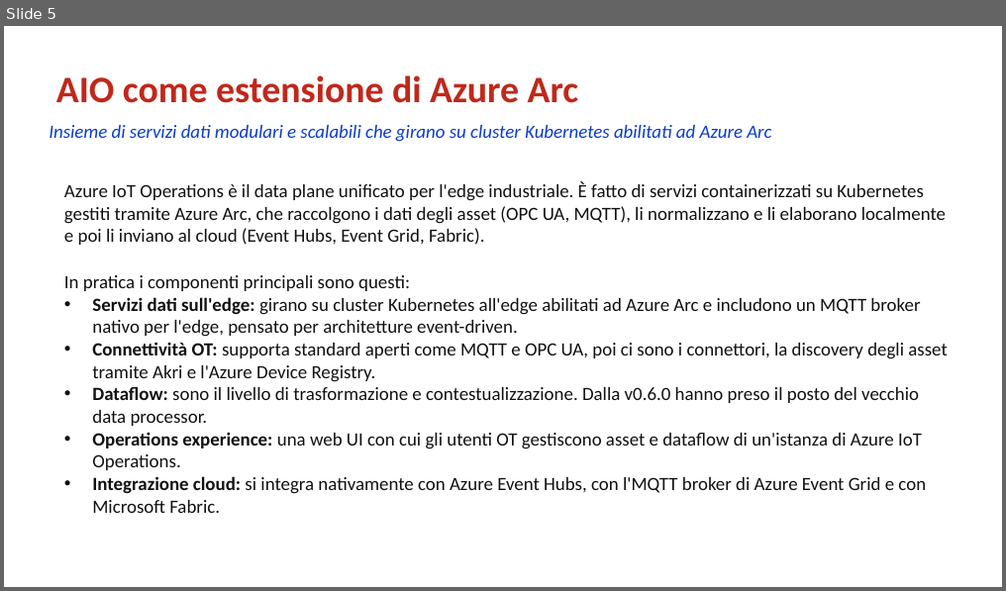
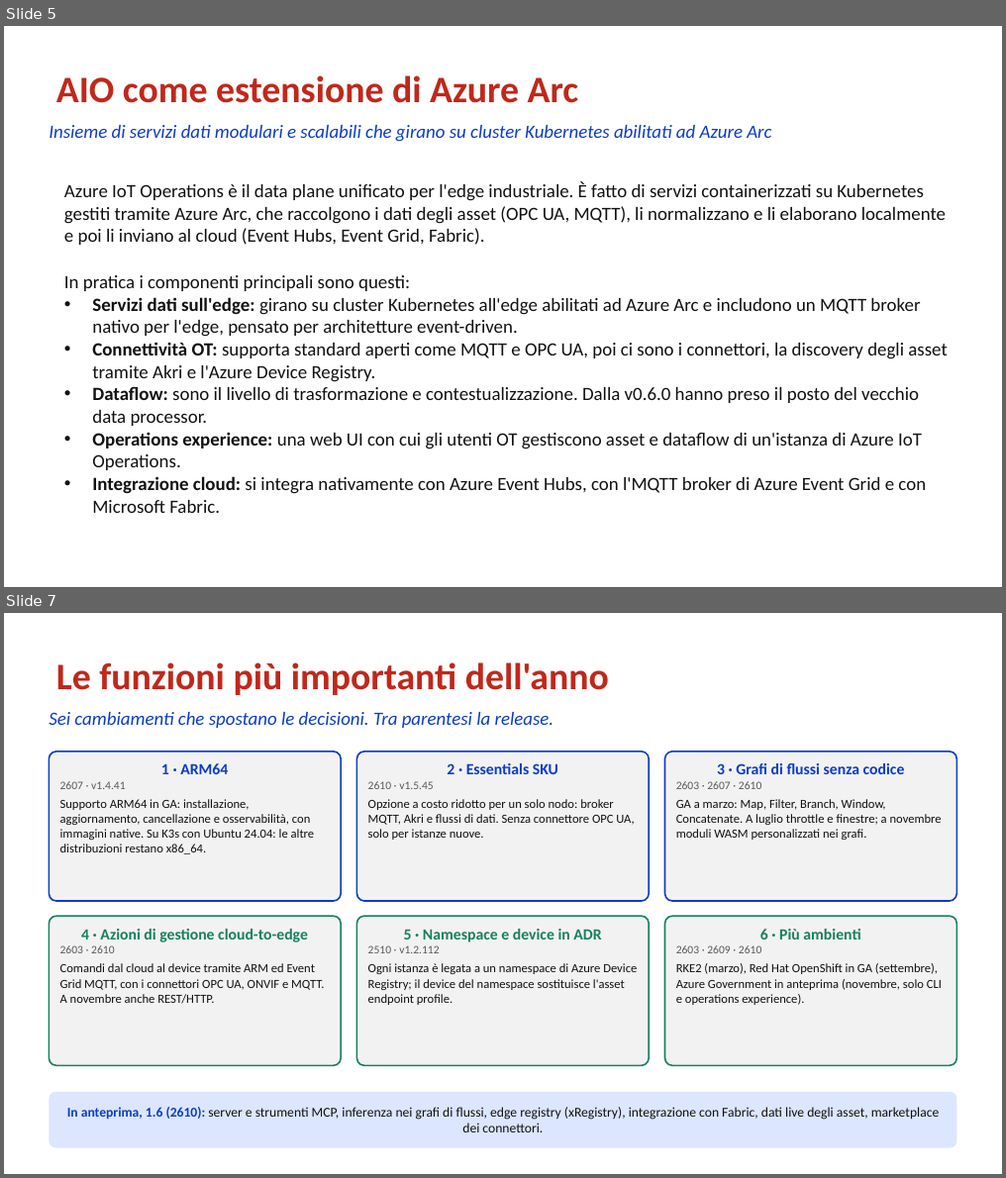
Before and after one commit to marcoparenzan/WPC2026, a slide deck: slides/IoT-Hub-ADR-Lezione.nuova.pptx. Shown one above the other, each under a label of ours: slide 5 before the commit, slides 5 and 7 after it; the slides between them are not shown. The pictures are 1006x591 and 1006x1178 pixels, drawn with LibreOffice and Linux fonts; fonts in the diff are those of the drawing. Boxes give left, top, right and bottom in pixels: in the first picture for what was removed or moved away, otherwise in the second. Text is boxed around its words. In the diff, an @@ line names an element or a change of style, - is before the commit and + after.

```diff
--- a/slides/IoT-Hub-ADR-Lezione.nuova.pptx
+++ b/slides/IoT-Hub-ADR-Lezione.nuova.pptx
@@ slide 7 added at (4, 613, 1002, 1174), background #FFFFFF @@
@@ title added at (56, 663, 609, 695), 36 pt, text #C0281B, bold @@
+Le funzioni più importanti dell'anno
@@ text added at (49, 712, 554, 728), 18 pt, text #0B3CC8, italic @@
+Sei cambiamenti che spostano le decisioni. Tra parentesi la release.
@@ rounded rectangle added at (49, 752, 341, 901), fill #F2F2F2, outline #0B3CC8 1.5 pt, 12 pt, text #111111 @@
+1 · ARM64
+2607 · v1.4.41
+Supporto ARM64 in GA: installazione, aggiornamento, cancellazione e osservabilità, con immagini native. Su K3s con Ubuntu 24.04: le altre distribuzioni restano x86_64.
@@ rounded rectangle added at (356, 752, 648, 901), fill #F2F2F2, outline #0B3CC8 1.5 pt, 12 pt, text #111111 @@
+2 · Essentials SKU
+2610 · v1.5.45
+Opzione a costo ridotto per un solo nodo: broker MQTT, Akri e flussi di dati. Senza connettore OPC UA, solo per istanze nuove.
@@ rounded rectangle added at (665, 752, 957, 901), fill #F2F2F2, outline #0B3CC8 1.5 pt, 12 pt, text #111111 @@
+3 · Grafi di flussi senza codice
+2603 · 2607 · 2610
+GA a marzo: Map, Filter, Branch, Window, Concatenate. A luglio throttle e finestre; a novembre moduli WASM personalizzati nei grafi.
@@ rounded rectangle added at (49, 916, 341, 1065), fill #F2F2F2, outline #17805F 1.5 pt, 12 pt, text #111111 @@
+4 · Azioni di gestione cloud-to-edge
+2603 · 2610
+Comandi dal cloud al device tramite ARM ed Event Grid MQTT, con i connettori OPC UA, ONVIF e MQTT. A novembre anche REST/HTTP.
@@ rounded rectangle added at (356, 916, 648, 1065), fill #F2F2F2, outline #17805F 1.5 pt, 12 pt, text #111111 @@
+5 · Namespace e device in ADR
+2510 · v1.2.112
+Ogni istanza è legata a un namespace di Azure Device Registry; il device del namespace sostituisce l'asset endpoint profile.
@@ rounded rectangle added at (665, 916, 957, 1065), fill #F2F2F2, outline #17805F 1.5 pt, 12 pt, text #111111 @@
+6 · Più ambienti
+2603 · 2609 · 2610
+RKE2 (marzo), Red Hat OpenShift in GA (settembre), Azure Government in anteprima (novembre, solo CLI e operations experience).
@@ rounded rectangle added at (49, 1092, 957, 1149), fill #DCE6FF, 13 pt, text #111111 @@
+In anteprima, 1.6 (2610): server e strumenti MCP, inferenza nei grafi di flussi, edge registry (xRegistry), integrazione con Fabric, dati live degli asset, marketplace dei connettori.
```
Also in this commit, not shown: 1 slide changed, 13 other slides added, 34 other files.
